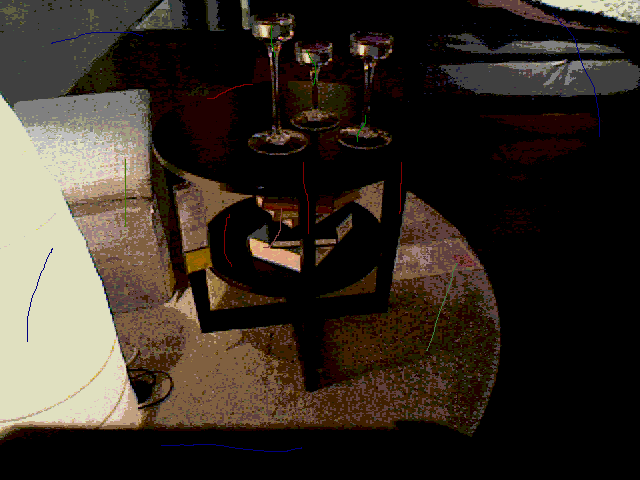
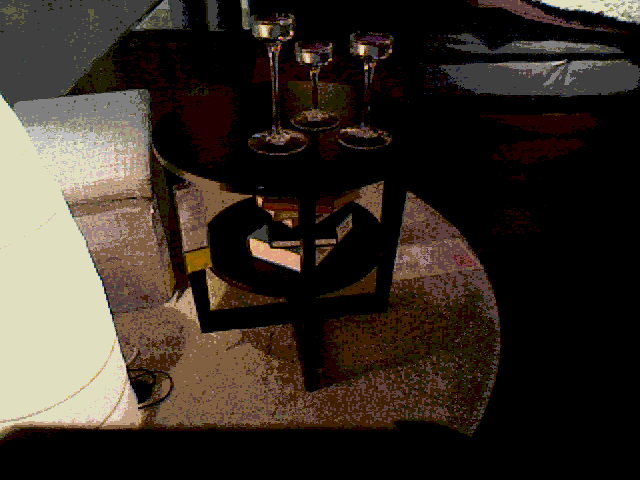
Layer changes from the first 640 × 480 image to the second:
removed layer "Layer #1" over [left=27, top=13, right=600, bottom=452]
